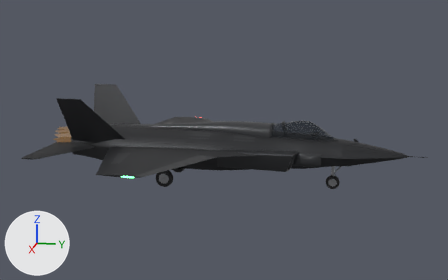
Two versions of the glTF model public/assets/aircraft/aeris-x9.glb, one commit apart.
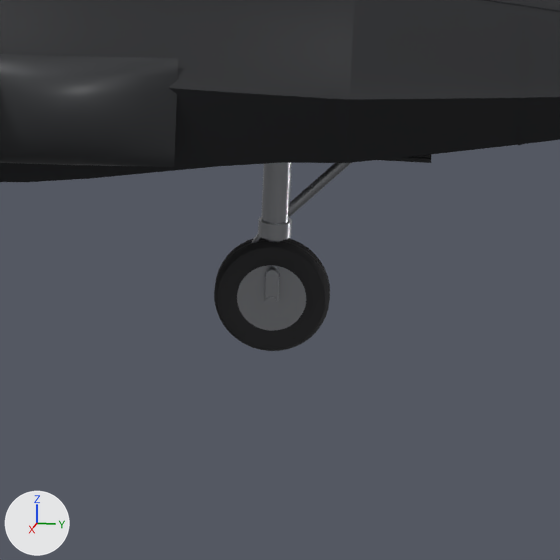
The first picture shows the older version from a 50 mm lens placed at (18.63, 4.61, 4.87), pointed at (0.03, 0.89, 0.22). The close-ups show the older and then the newer version on the part from 67% to 82% of the width and 52% to 76% of the height of that picture. Only the edits that show in the close-ups are written down. Lighting does not change. The marker at lower left points along +X, +Y and +Z. Where no turn or scale is listed for an object, it has been applied to the vertices. Vertices at exactly the same position are counted once.

The scene before the commit, as lines of its bpy script (objects in view):
```python
ob_ax9__core__center__nose_shell = bpy.data.objects.new('AX9__CORE__CENTER__NOSE_SHELL', me_ax9__core__center__nose_shell_mesh)
ob_ax9__core__center__nose_shell.location = (0.0, 5.4, 0.0)
ob_ax9__gear__front__gear_hub_front = bpy.data.objects.new('AX9__GEAR__FRONT__GEAR_HUB_FRONT', me_ax9__gear__front__gear_hub_front_mesh)
ob_ax9__gear__front__gear_hub_front.location = (0.0, 4.3, -0.96)
ob_ax9__gear__front__gear_strut_front = bpy.data.objects.new('AX9__GEAR__FRONT__GEAR_STRUT_FRONT', me_ax9__gear__front__gear_strut_front_mesh)
ob_ax9__gear__front__gear_strut_front.location = (0.0, 4.3, -0.4)
ob_ax9__gear__front__gear_wheel_front = bpy.data.objects.new('AX9__GEAR__FRONT__GEAR_WHEEL_FRONT', me_ax9__gear__front__gear_wheel_front_mesh)
ob_ax9__gear__front__gear_wheel_front.location = (0.0, 4.3, -0.96)
# also in view: 'AX9__CORE__CENTER__MAIN_FUSELAGE' at (0.0, 1.18, -0.06); 'AX9__DUCT__RIGHT__INTAKE_SHELL_RIGHT' at (0.96, 2.42, -0.12)
```
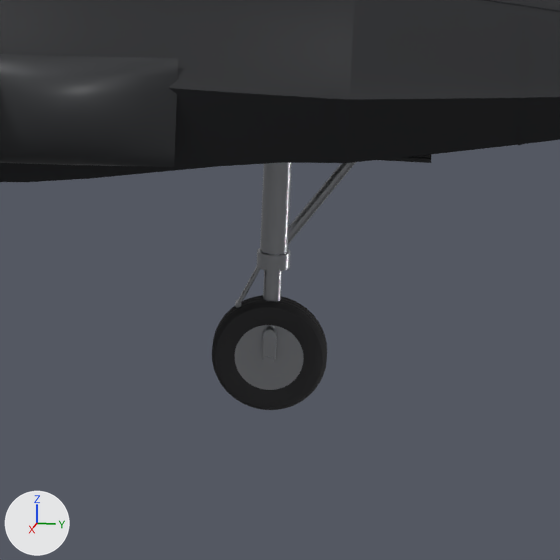
Pixel boxes [x1, y1, x2, y2] of what changed, in the close-ups (560 x 560 px; the box of a moved part takes in the faces that stretch with it):
```json
{"object": "AX9__GEAR__FRONT__GEAR_WHEEL_FRONT", "change": "moved", "before": [214, 238, 330, 351], "after": [212, 295, 327, 410]}
{"object": "AX9__GEAR__FRONT__GEAR_STRUT_FRONT", "change": "reshaped", "before": [252, 163, 351, 307], "after": [235, 162, 356, 367]}
{"object": "AX9__GEAR__FRONT__GEAR_HUB_FRONT", "change": "moved", "before": [237, 265, 306, 331], "after": [234, 325, 304, 390]}
{"part": 1, "of": "me_ax9__gear__front__gear_strut_front_mesh", "change": "moved or reshaped", "before": [258, 217, 292, 240], "after": [257, 248, 290, 271]}
{"part": 2, "of": "me_ax9__gear__front__gear_strut_front_mesh", "change": "moved or reshaped", "before": [266, 239, 283, 266], "after": [263, 270, 282, 302], "on screen": "mostly hidden before"}
{"part": 3, "of": "me_ax9__gear__front__gear_strut_front_mesh", "change": "moved or reshaped", "before": [264, 277, 280, 302], "after": [262, 337, 277, 362]}
{"part": 4, "of": "me_ax9__gear__front__gear_strut_front_mesh", "change": "moved or reshaped", "before": [266, 265, 279, 282], "after": [263, 325, 277, 342]}
{"part": 5, "of": "me_ax9__gear__front__gear_strut_front_mesh", "change": "moved or reshaped", "before": [266, 297, 277, 307], "after": [263, 356, 274, 367]}
{"part": 6, "of": "me_ax9__gear__front__gear_strut_front_mesh", "change": "moved or reshaped", "before": [252, 163, 351, 243], "after": [238, 162, 356, 303]}
```

Edits to the scene script, one JSON object a line:
```json
{"block": "me_ax9__gear__front__gear_strut_front_mesh", "where": "# used by ob_ax9__gear__front__gear_strut_front; location = (0.0, 4.3, -0.4)"}
{"op": "remove", "block": "me_ax9__gear__front__gear_strut_front_mesh", "code": "me_ax9__gear__front__gear_strut_front_mesh.from_pydata(...)  # 280 vertices, 512 faces; spans x -0.11..0.11, y -0.132..0.321, z -0.58..0.05"}
{"op": "add", "block": "me_ax9__gear__front__gear_strut_front_mesh", "code": "me_ax9__gear__front__gear_strut_front_mesh.from_pydata(...)  # 280 vertices, 512 faces; spans x -0.11..0.11, y -0.132..0.321, z -0.81..0.05"}
{"block": "me_ax9__gear__front__gear_strut_front_mesh", "change": "me_ax9__gear__front__gear_strut_front_mesh part 1: the loose piece of 40 vertices spanning x -0.06..0.06, y -0.06..0.06, z -0.337..-0.277 is moved by (0.0, 0.0, -0.12)"}
{"block": "me_ax9__gear__front__gear_strut_front_mesh", "change": "me_ax9__gear__front__gear_strut_front_mesh part 2: the loose piece of 32 vertices spanning x -0.032..0.032, y -0.032..0.032, z -0.53..-0.307 is scaled about its middle by (1, 1, 1.5), then moved by (0.0, 0.0, -0.175)"}
{"block": "me_ax9__gear__front__gear_strut_front_mesh", "change": "me_ax9__gear__front__gear_strut_front_mesh part 3: the loose piece of 16 vertices spanning x 0.085..0.105, y -0.026..0.026, z -0.56..-0.47 is moved by (0.0, 0.0, -0.23)"}
{"block": "me_ax9__gear__front__gear_strut_front_mesh", "change": "me_ax9__gear__front__gear_strut_front_mesh part 4: the loose piece of 24 vertices spanning x -0.11..0.11, y -0.024..0.024, z -0.484..-0.436 is moved by (0.0, 0.0, -0.23)"}
{"block": "me_ax9__gear__front__gear_strut_front_mesh", "change": "me_ax9__gear__front__gear_strut_front_mesh part 5: the loose piece of 24 vertices spanning x -0.11..0.11, y -0.02..0.02, z -0.58..-0.54 is moved by (0.0, 0.0, -0.23)"}
{"block": "me_ax9__gear__front__gear_strut_front_mesh", "change": "me_ax9__gear__front__gear_strut_front_mesh part 6: 72 of 280 vertices moved; they spanned x -0.05..0.05, y -0.126..0.314, z -0.505..0.034 and now span x -0.05..0.05, y -0.126..0.316, z -0.734..0.032; mean shift (0.0, 0.0, -0.128); largest move (-0.013, -0.036, -0.495) -> (-0.013, -0.034, -0.726)"}
{"block": "me_ax9__gear__front__gear_strut_front_mesh", "change": "other edits to the shape of me_ax9__gear__front__gear_strut_front_mesh do not show in these pictures"}
{"op": "set", "path": "ob_ax9__gear__front__gear_wheel_front.location", "old": "(0.0, 4.3, -0.96)", "new": "(0.0, 4.3, -1.19)"}
{"op": "set", "path": "ob_ax9__gear__front__gear_hub_front.location", "old": "(0.0, 4.3, -0.96)", "new": "(0.0, 4.3, -1.19)"}
```
